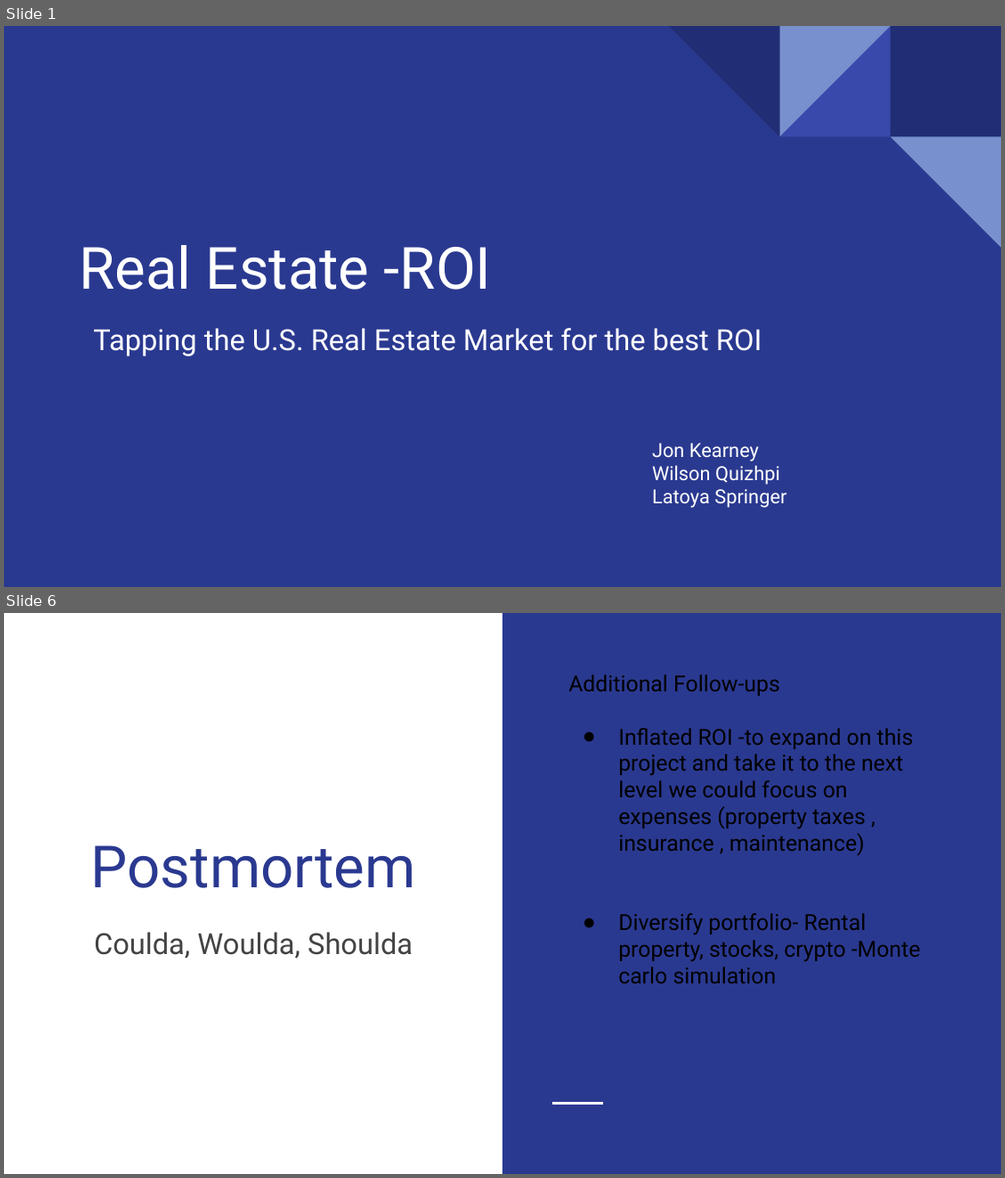
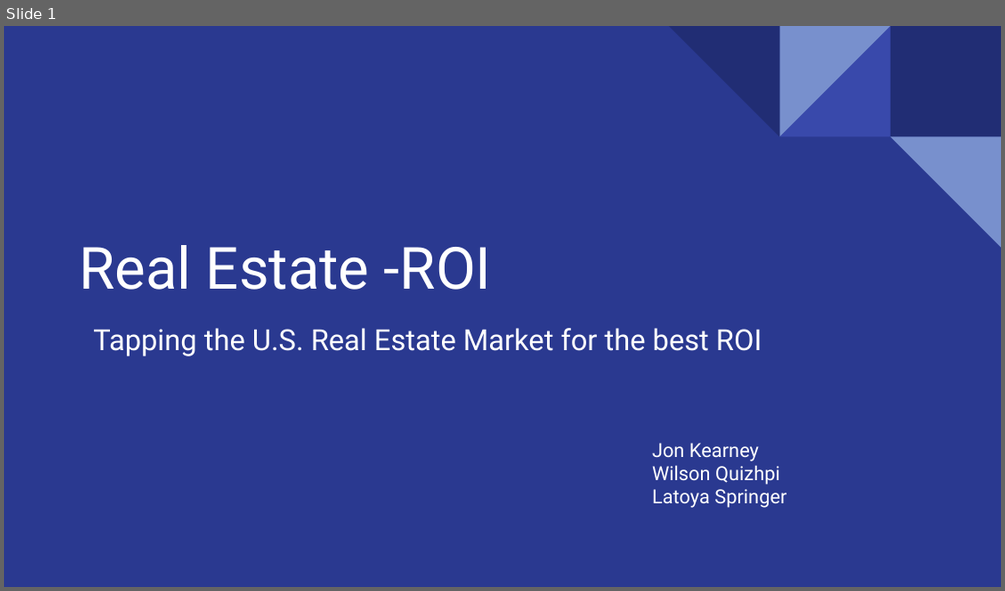
Before and after one commit to quizh001/Project-One, a slide deck: Case study.pptx. Shown one above the other, each under a label of ours: slides 1 and 6 before the commit, slide 1 after it; the slides between them are not shown. The pictures are 1005x1178 and 1005x591 pixels, drawn with LibreOffice and Linux fonts; fonts in the diff are those of the drawing. Boxes give left, top, right and bottom in pixels: in the first picture for what was removed or moved away, otherwise in the second. Text is boxed around its words. In the diff, an @@ line names an element or a change of style, - is before the commit and + after.

```diff
--- a/Case study.pptx
+++ b/Case study.pptx
@@ slide 6 removed at <box>4,613,1001,1174</box>, background #FFFFFF @@
@@ rectangle removed at <box>502,613,1001,1173</box> @@
@@ text removed at <box>568,674,921,983</box> @@
-Additional Follow-ups
-● Inflated ROI -to expand on this project and take it to the next level we could focus on expenses (property taxes , insurance , maintenance)
-● Diversify portfolio- Rental property, stocks, crypto -Monte carlo simulation
@@ title removed at <box>91,845,416,888</box> @@
-Postmortem
@@ subtitle removed at <box>94,932,413,958</box> @@
-Coulda, Woulda, Shoulda
@@ line removed from (552, 1103) to (603, 1103) @@
```
Also in this commit, not shown: 3 slides changed, 7 slides added, 2 other slides removed.
